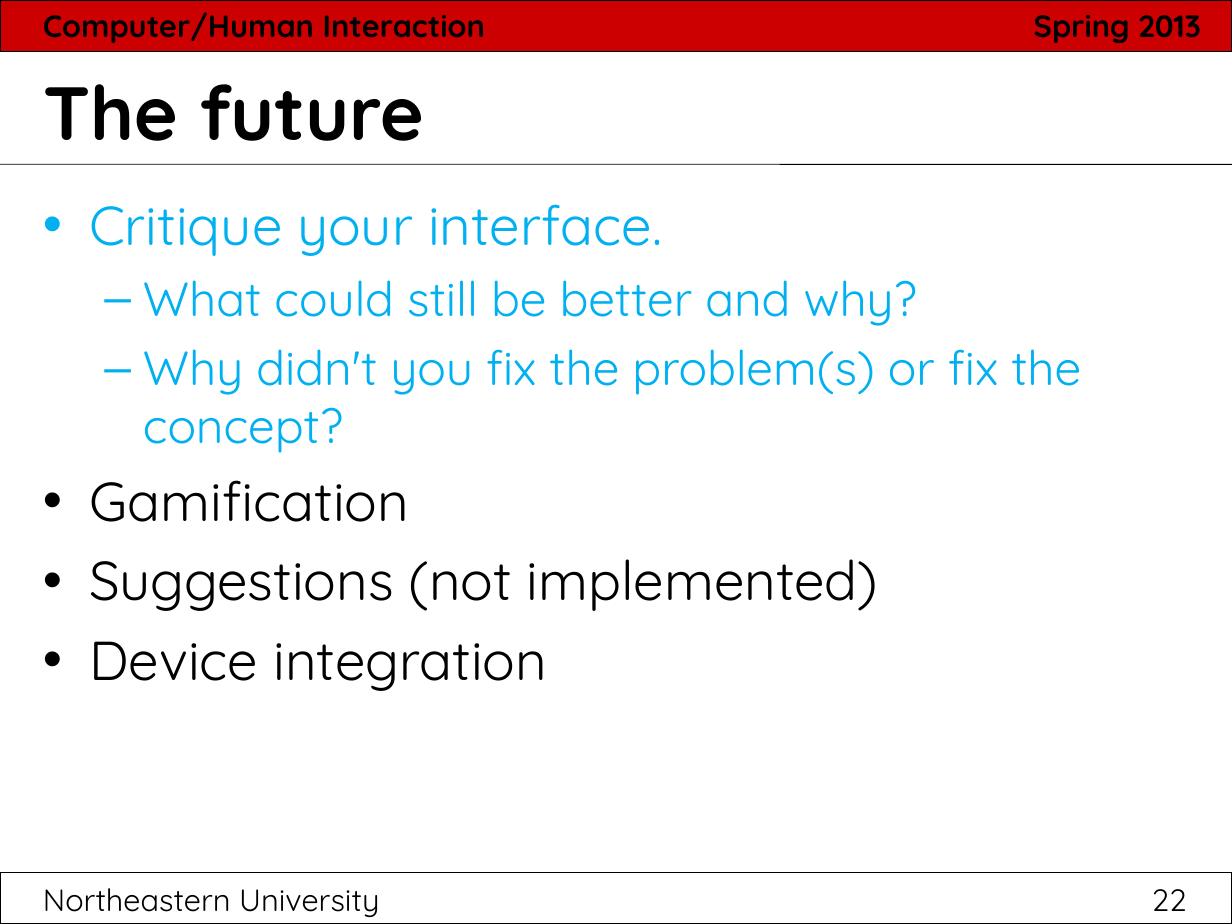
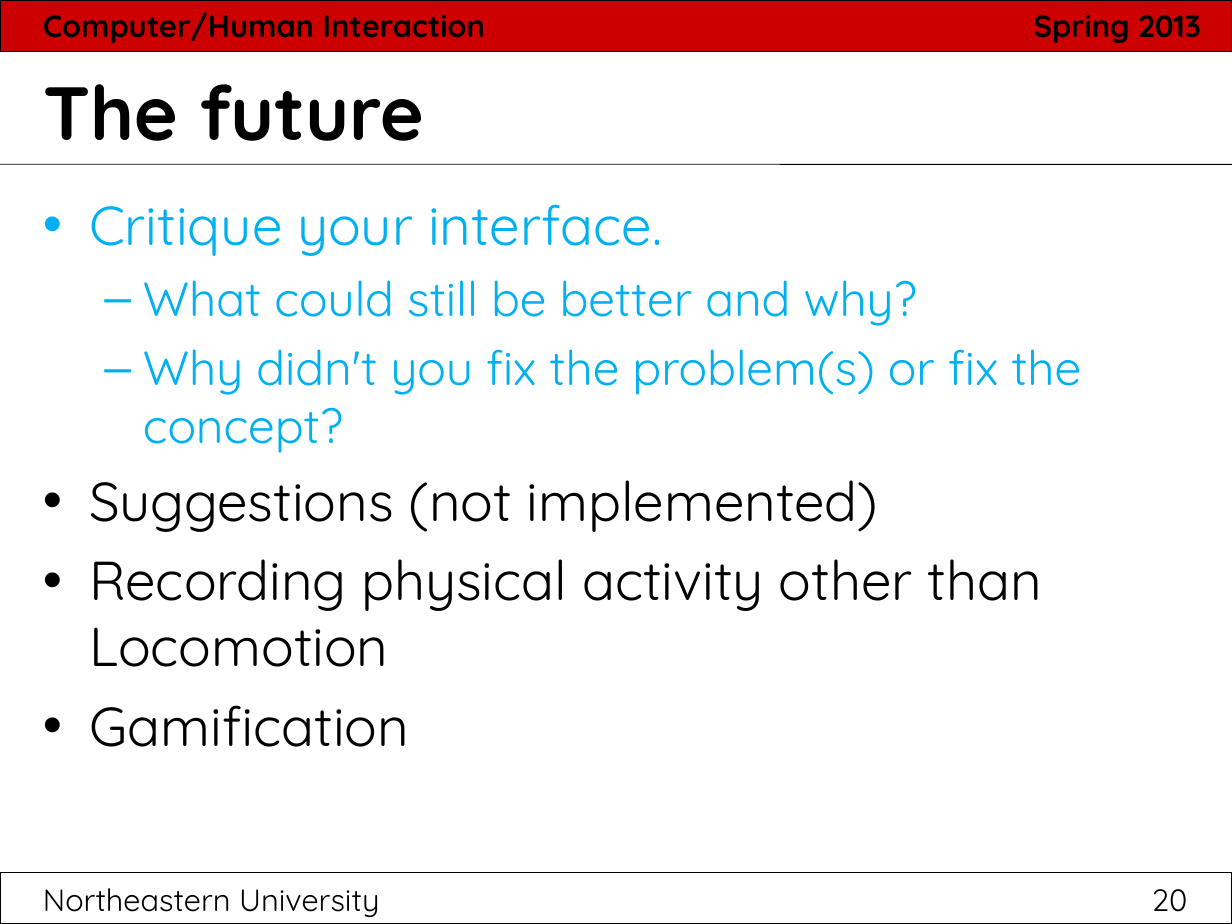
Before and after one commit to hci2014/sandbox, a slide deck: slide 20 of FinalPresentationTemplate.ppt (slide 22 before the commit). Drawn at 1232x924 pixels with LibreOffice and Linux fonts; fonts in the diff are those of the drawing. Boxes give left, top, right and bottom in pixels: in the first picture for what was removed or moved away, otherwise in the second. Text is boxed around its words. In the diff, an @@ line names an element or a change of style, - is before the commit and + after.

```diff
--- a/FinalPresentationTemplate.ppt
+++ b/FinalPresentationTemplate.ppt
@@ text at box(89, 480, 1042, 667): paragraphs added @@
+• Suggestions (not implemented)
+• Recording physical activity other than Locomotion
@@ text at box(89, 559, 878, 691): paragraphs removed @@
-• Suggestions (not implemented)
-• Device integration
@@ page number at box(43, 888, 1188, 917): text changed @@
-Northeastern University 22
+Northeastern University 20
```
Also in this commit, not shown: 7 other slides changed, 8 slides added, 10 slides removed, 1 other file.
